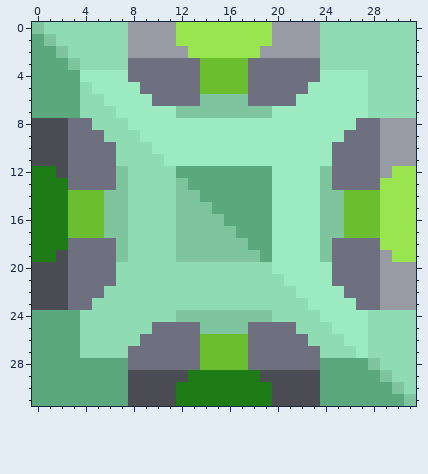
Pixel-art sprite -- main/assets-raw/sprites/blocks/fkoruh/defense/dirium-wall2.png. The picture above is the old version.
The file is 32x32 pixels.
The result:
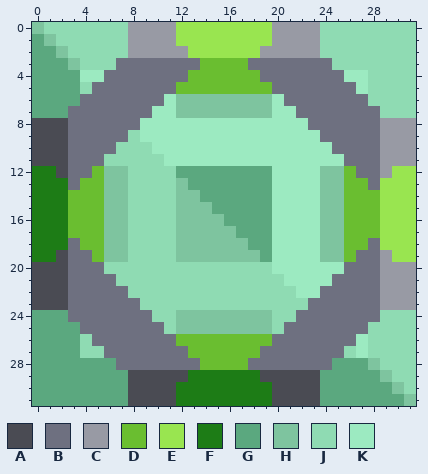
Palette (. is transparent): A #4a4b53  B #6e7080  C #989aa4  D #6abe30  E #99e550  F #1d7c16  G #5ba87f  H #7ec49f  J #8fdbb3  K #9ceac1
From the commit log: conveyor @Dupe & wall resprites
What changed:
Changed rows in their new state; - is an unchanged pixel.
first column x 3:
 3 ----B----------------B----
 4 ---BB-----D----D-----BB---
 5 --BBBB---DD----DD---BBBB--
 6 -BBBBBB-KHH----HHK-BBBBBB-
 7 BBBBBBB------------BBBBBBB
 8 --BBBB--------------BBBB--
 9 ---BB----------------BB---
11 ---J------------------K---
12 --DH------------------HD--
13 -DDH------------------HDD-
first column x 3:
18 -DDH------------------HDD-
19 --DH------------------HD--
20 ---J------------------K---
22 ---BB----------------BB---
23 --BBBB--------------BBBB--
24 BBBBBBB------------BBBBBBB
25 -BBBBBB-JHH----HHJ-BBBBBB-
26 --BBBB---DD----DD---BBBB--
27 ---BB-----D----D-----BB---
28 ----B----------------B----
